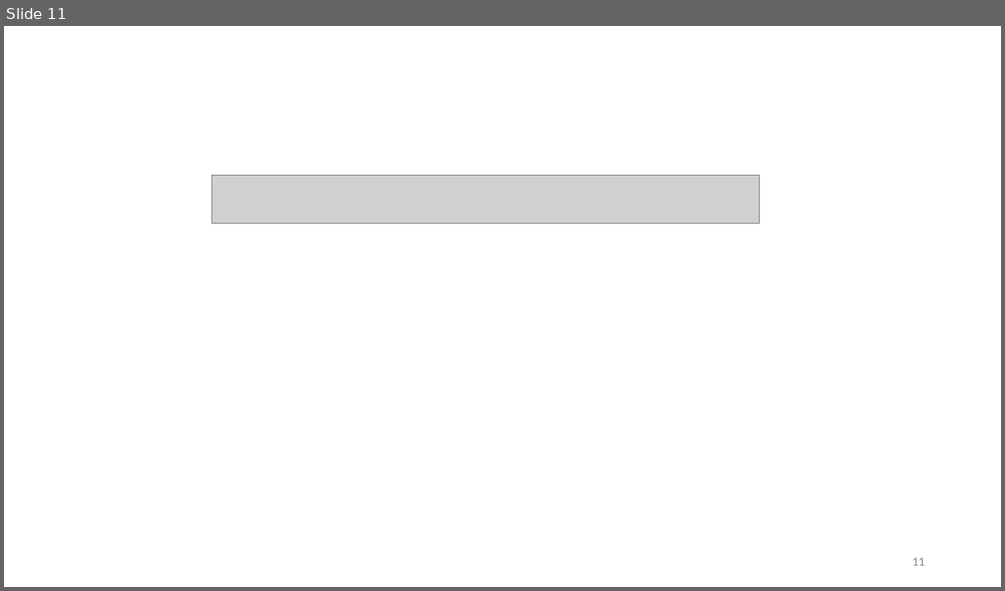
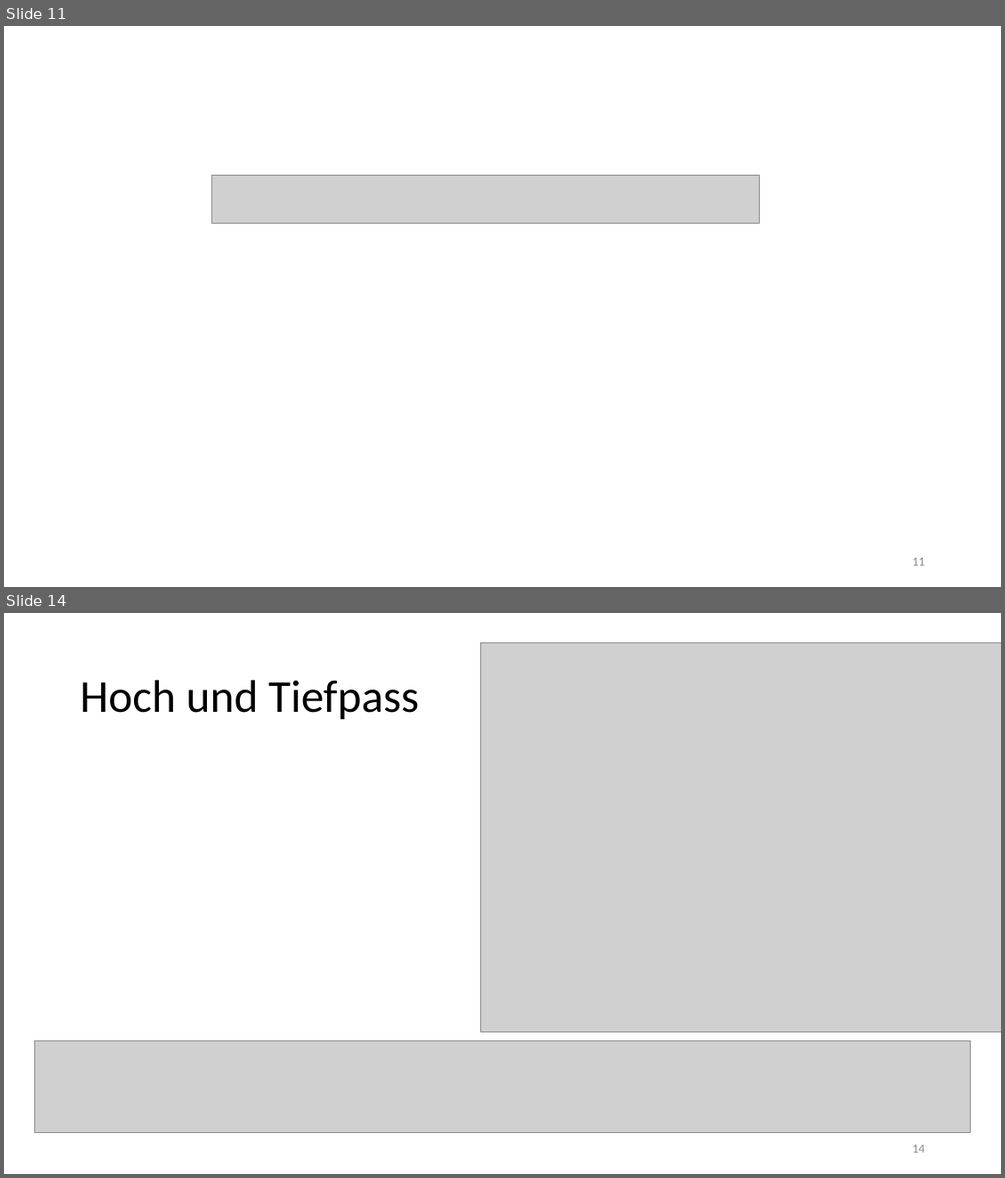
Before and after one commit to thewhitecat/grundpraktikum1, a slide deck: grundpraktikum2/E-Lehre/E-Lehre.pptx. Shown one above the other, each under a label of ours: slide 11 before the commit, slides 11 and 14 after it; the slides between them are not shown. The pictures are 1005x591 and 1005x1178 pixels, drawn with LibreOffice and Linux fonts; fonts in the diff are those of the drawing; grey boxes stand for pictures. Boxes give left, top, right and bottom in pixels: in the first picture for what was removed or moved away, otherwise in the second. Text is boxed around its words. In the diff, an @@ line names an element or a change of style, - is before the commit and + after.

```diff
--- a/grundpraktikum2/E-Lehre/E-Lehre.pptx
+++ b/grundpraktikum2/E-Lehre/E-Lehre.pptx
@@ slide 14 added at (4,613,1001,1174), background #FFFFFF @@
@@ picture added at (480,643,1001,1032) @@
@@ title added at (80,680,419,720), 44 pt, text #000000 @@
+Hoch und Tiefpass
@@ picture added at (35,1041,971,1133) @@
@@ page number added at (912,1144,924,1152), 12 pt, text #8C8C8C @@
+14
```
Also in this commit, not shown: 2 other slides added.
